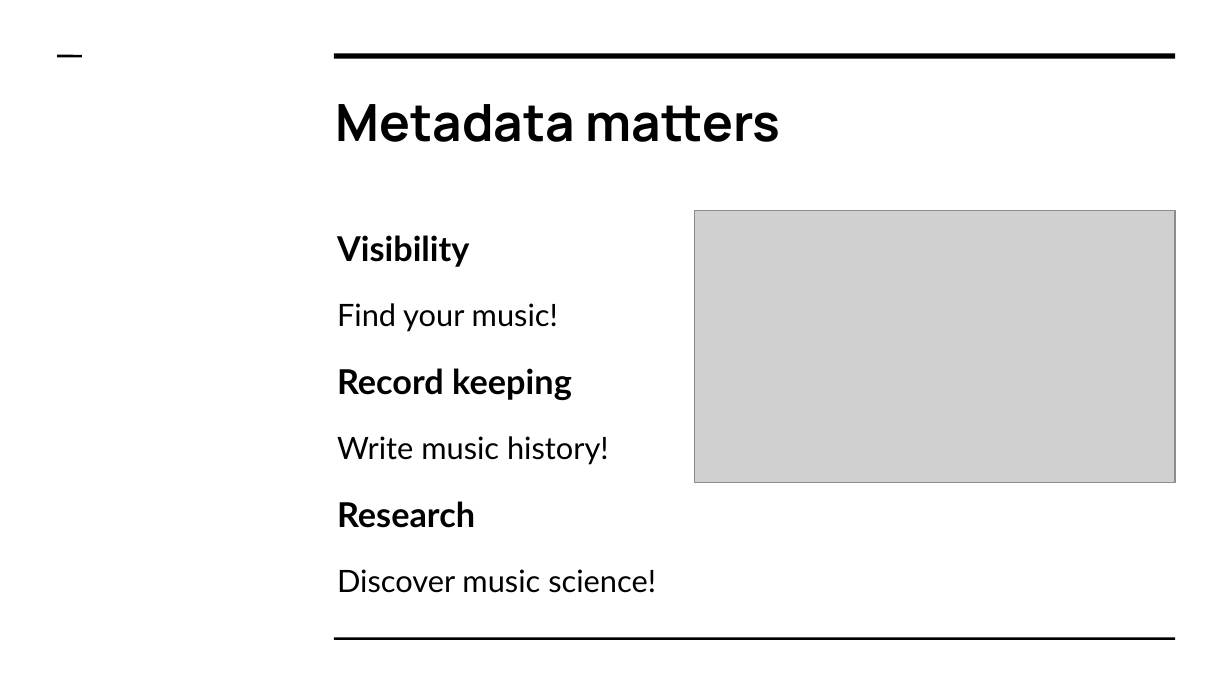
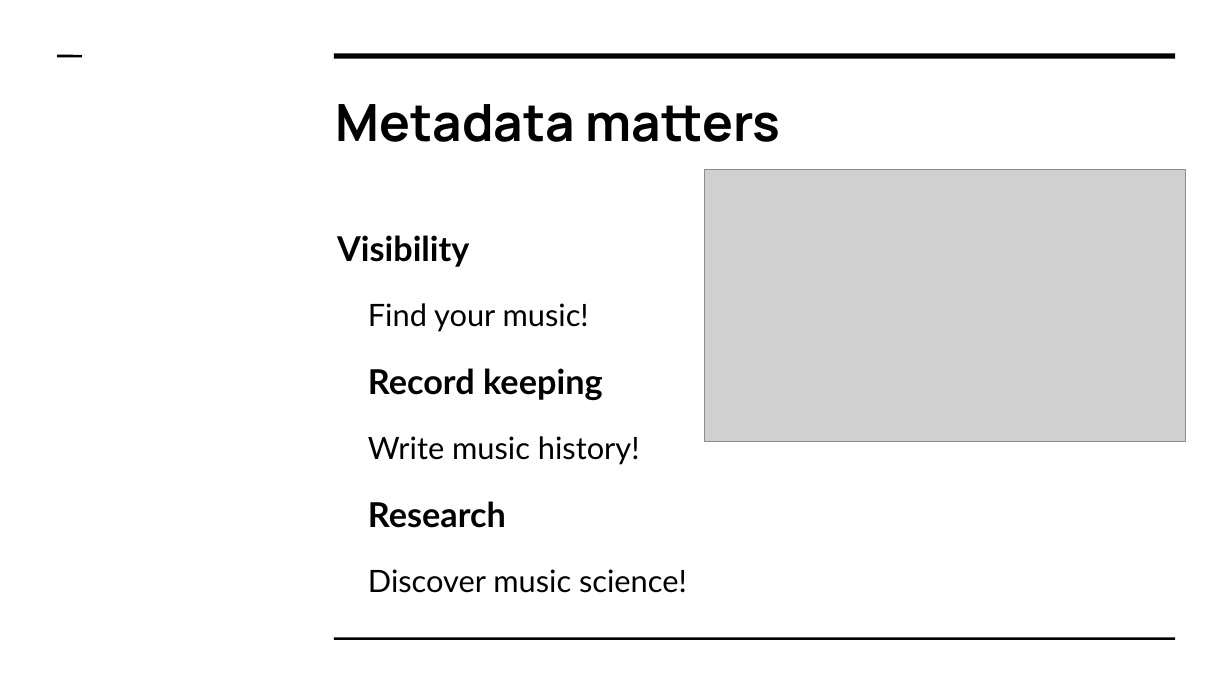
Before and after one commit to jflory7/presentations, a slide deck: slide 3 of 2017/musicbrainz-picard-workshop/musicbrainz-picard-workshop-presentation.odp. Drawn at 1232x693 pixels with LibreOffice and Linux fonts; fonts in the diff are those of the drawing; grey boxes stand for pictures. Boxes give left, top, right and bottom in pixels: in the first picture for what was removed or moved away, otherwise in the second. Text is boxed around its words. In the diff, an @@ line names an element or a change of style, - is before the commit and + after.

Commit message:
Minor revisions to MusicBrainz workshop

```diff
--- a/2017/musicbrainz-picard-workshop/musicbrainz-picard-workshop-presentation.odp
+++ b/2017/musicbrainz-picard-workshop/musicbrainz-picard-workshop-presentation.odp
@@ picture: place and size @@
-picture at <box>695,211,1175,483</box>
+picture at <box>705,169,1185,441</box>
@@ text at <box>368,303,687,593</box>: indent changed @@
```
Also in this commit, not shown: 6 other slides changed, 1 slide removed, 1 other file.
